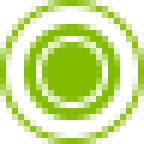
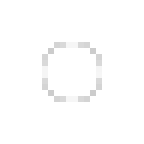
Layered file, before and after one edit (144 × 144). Changes by layer:
hid "Ellipse 1 copy" over [24, 24, 120, 120]
hid "Ellipse 1" over [0, 0, 144, 144]
painted on "Active" over [42, 42, 102, 102]
showed "Open", painted on it over [42, 42, 102, 102]
